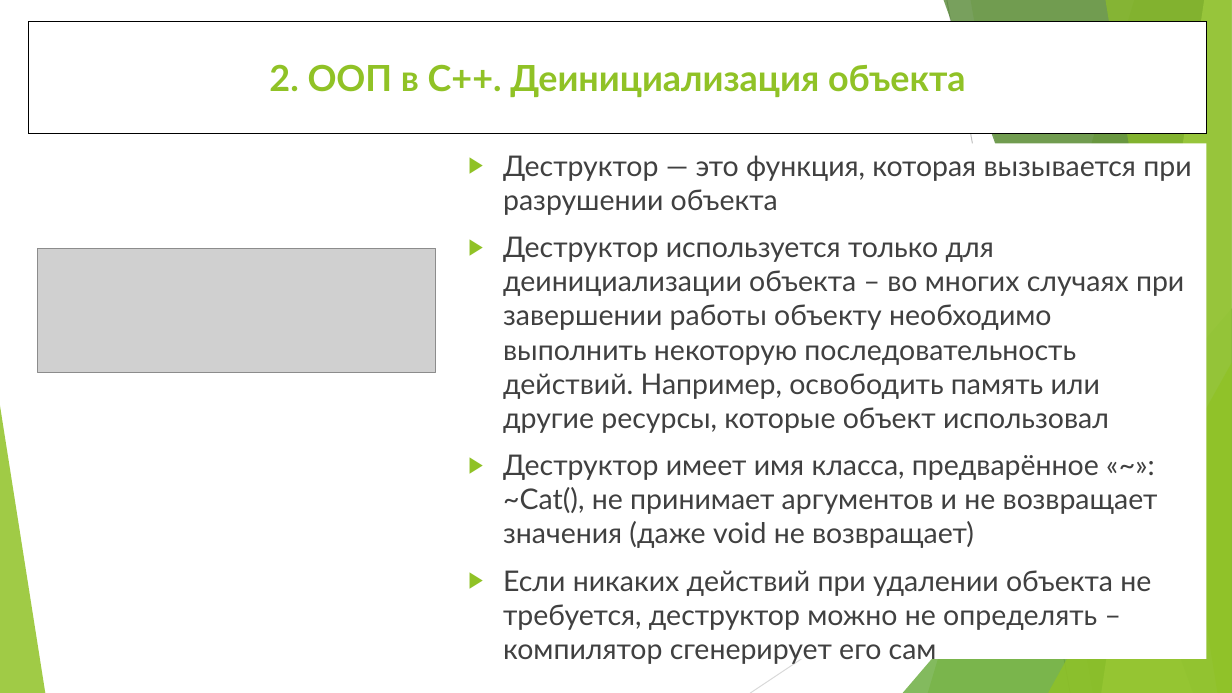
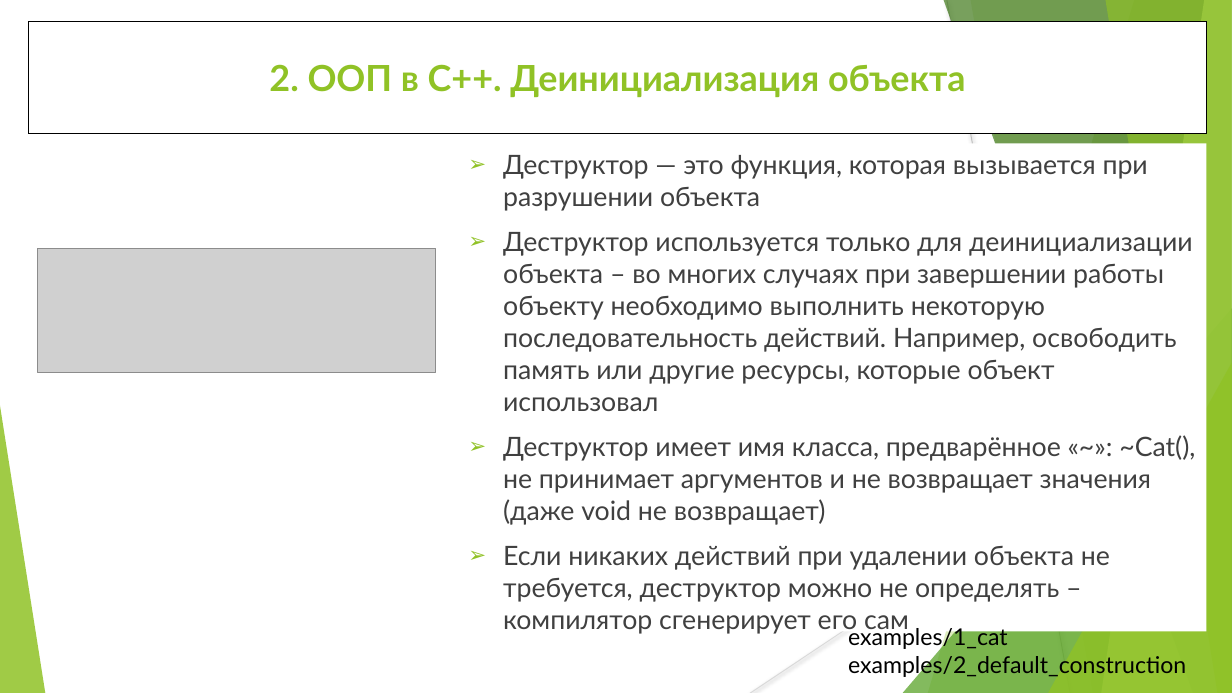
Before and after one commit to WhiteCatStudies/lectures, a slide deck: slide 28 of pt1/lectures/lecture1/lecture1.pptx. Drawn at 1232x693 pixels with LibreOffice and Linux fonts; fonts in the diff are those of the drawing; grey boxes stand for pictures. Boxes give left, top, right and bottom in pixels: in the first picture for what was removed or moved away, otherwise in the second. Text is boxed around its words. In the diff, an @@ line names an element or a change of style, - is before the commit and + after.

Commit message:
Part1 lecture1: example on initialization list. Example references in presentation

```diff
--- a/pt1/lectures/lecture1/lecture1.pptx
+++ b/pt1/lectures/lecture1/lecture1.pptx
@@ text "Деструктор — это функция, которая ..." resized from (x1=459, y1=143, x2=1207, y2=659) to (x1=459, y1=143, x2=1207, y2=631) @@
@@ text "Деструктор — это функция, которая ..." at (x1=459, y1=143, x2=1207, y2=631): size 22.2 to 20.8 pt; bullet ▶ to ➢ @@
@@ text added at (x1=848, y1=625, x2=1186, y2=679), 18 pt, text #000000 @@
+examples/1_cat
+examples/2_default_construction
```
Also in this commit, not shown: 26 other slides changed, 3 other files.
